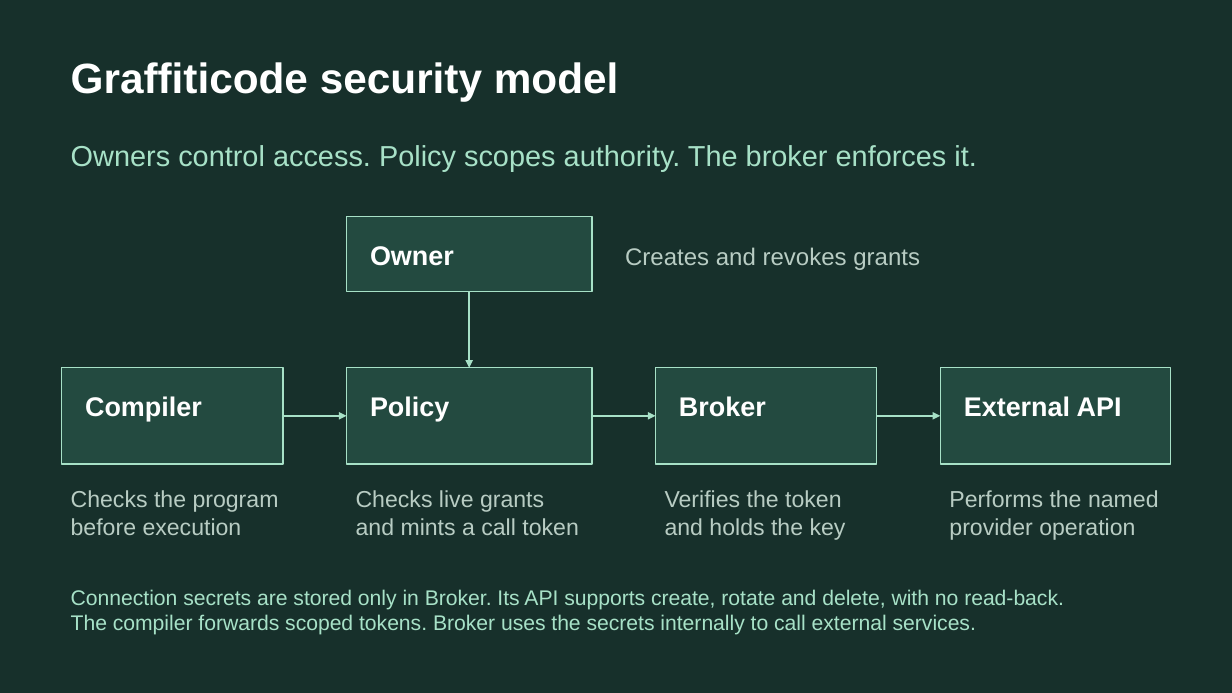
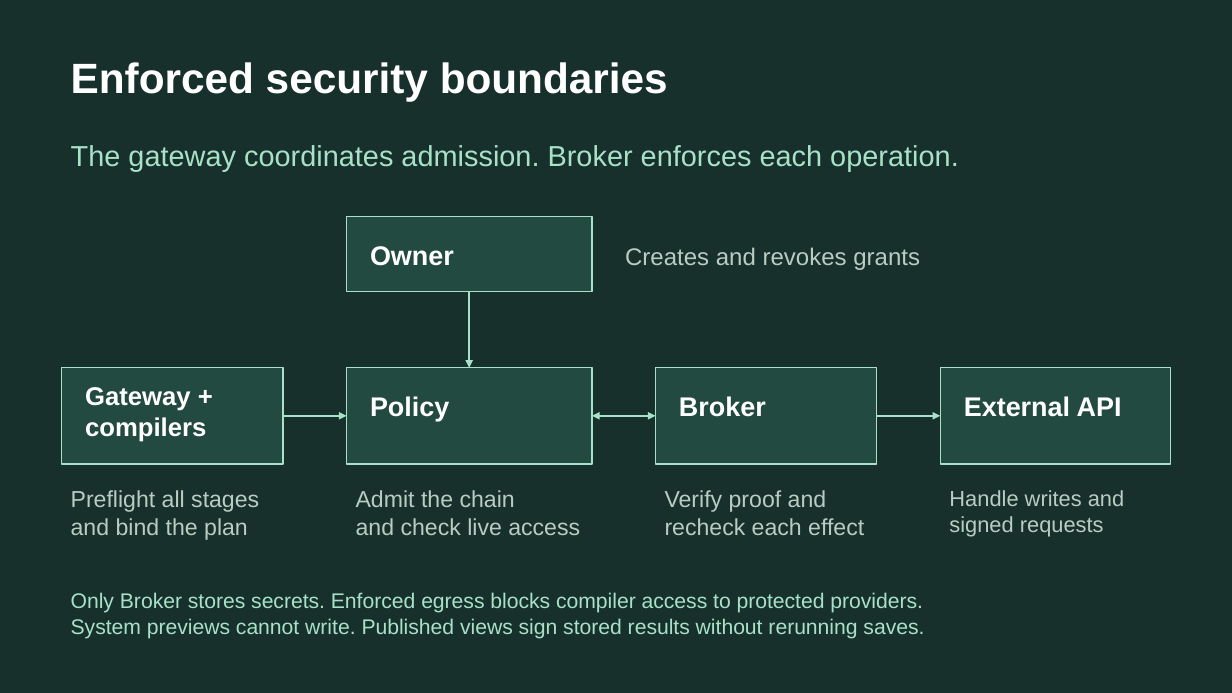
Before and after one commit to graffiticode/graffiticode, a slide deck: slide 6 of docs/graffiticode-capability-security-spacing.pptx. Drawn at 1232x693 pixels with LibreOffice and Linux fonts; fonts in the diff are those of the drawing. Boxes give left, top, right and bottom in pixels: in the first picture for what was removed or moved away, otherwise in the second. Text is boxed around its words. In the diff, an @@ line names an element or a change of style, - is before the commit and + after.

Commit message:
Capability security slide update

```diff
--- a/docs/graffiticode-capability-security-spacing.pptx
+++ b/docs/graffiticode-capability-security-spacing.pptx
@@ text at [71,62,668,101]: text changed @@
-Graffiticode security model
+Enforced security boundaries
@@ text at [71,145,959,171]: text changed @@
-Owners control access. Policy scopes authority. The broker enforces it.
+The gateway coordinates admission. Broker enforces each operation.
@@ text at [85,387,206,442]: text changed; size 21 to 20 pt @@
-Compiler
+Gateway +
+compilers
@@ arrow (592, 416) - (655, 416): arrow to double arrow @@
@@ text at [71,490,259,540]: text changed @@
-Checks the program
-before execution
+Preflight all stages
+and bind the plan
@@ text at [356,490,580,535]: text changed @@
-Checks live grants
-and mints a call token
+Admit the chain
+and check live access
@@ text at [665,490,864,535]: text changed @@
-Verifies the token
-and holds the key
+Verify proof and
+recheck each effect
@@ text at [949,490,1124,537]: text changed; size 18 to 17 pt @@
-Performs the named
-provider operation
+Handle writes and
+signed requests
@@ text at [71,592,924,639]: text changed @@
-Connection secrets are stored only in Broker. Its API supports create, rotate and delete, with no read-back.
-The compiler forwards scoped tokens. Broker uses the secrets internally to call external services.
+Only Broker stores secrets. Enforced egress blocks compiler access to protected providers.
+System previews cannot write. Published views sign stored results without rerunning saves.
```
Also in this commit, not shown: 3 other slides changed, 2 slides added, 2 slides removed.
